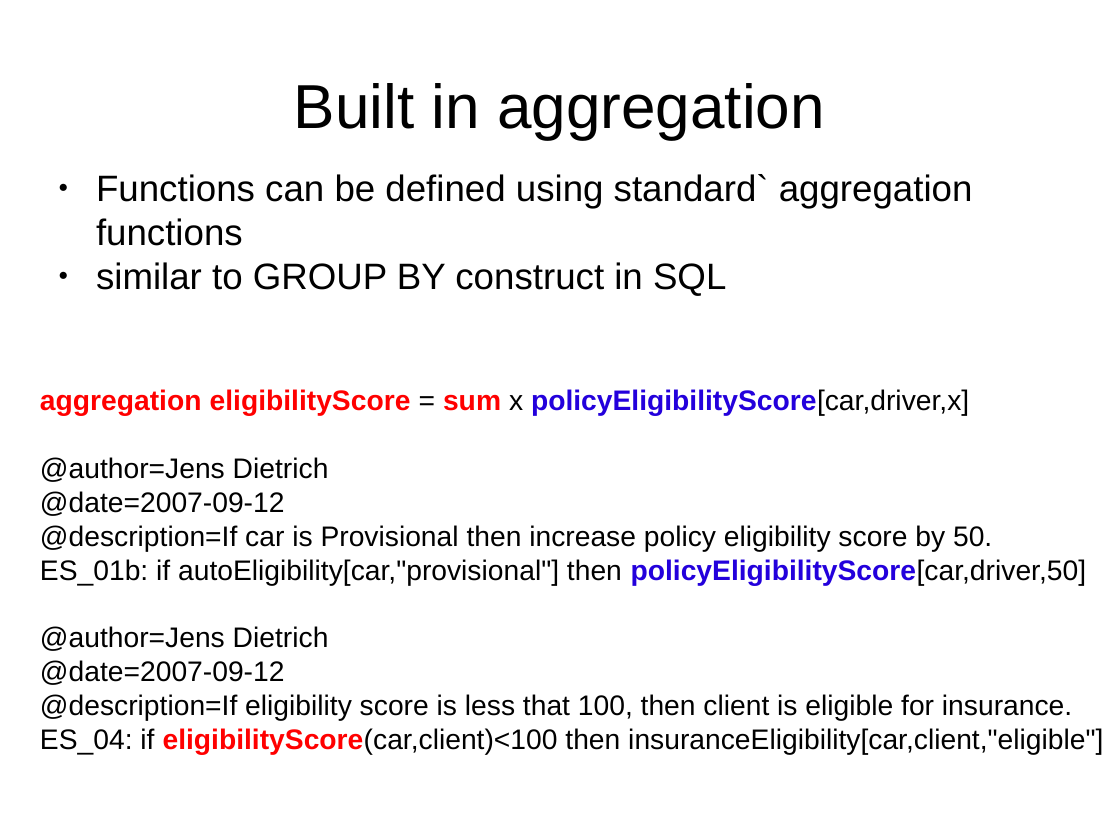
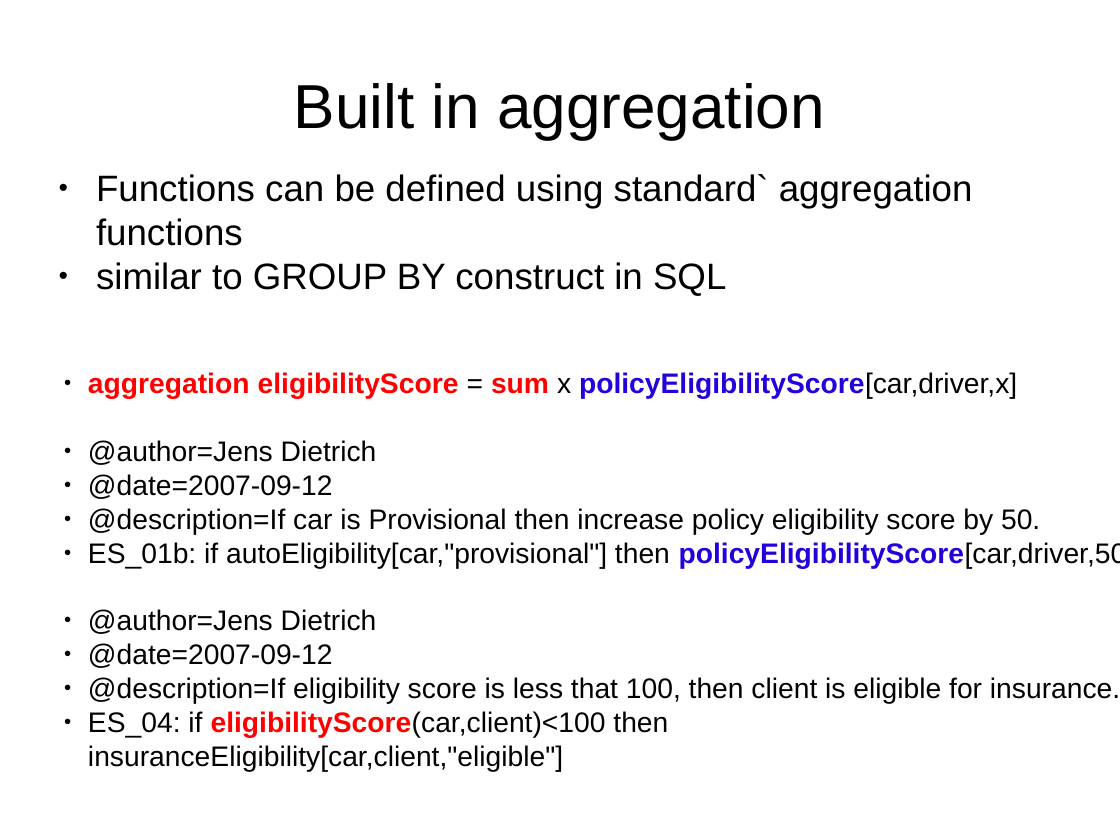
Before and after one commit to Koulio/take, a slide deck: slide 8 of RuleML2007_challenge/presentation/challenge.odp. Drawn at 1120x840 pixels with LibreOffice and Linux fonts; fonts in the diff are those of the drawing. Boxes give left, top, right and bottom in pixels: in the first picture for what was removed or moved away, otherwise in the second. Text is boxed around its words. In the diff, an @@ line names an element or a change of style, - is before the commit and + after.

```diff
--- a/RuleML2007_challenge/presentation/challenge.odp
+++ b/RuleML2007_challenge/presentation/challenge.odp
@@ subtitle "aggregation eligibilityScore = sum x ...": place and size @@
-subtitle "aggregation eligibilityScore = sum x ..." at (40,389,1103,755)
+subtitle "aggregation eligibilityScore = sum x ..." at (88,372,1120,772)
@@ subtitle "aggregation eligibilityScore = sum x ..." at (88,372,1120,772): bullet none to ●; list level 1 to 2 in "aggregation eligibilityScore = sum x ..."; list level 1 to 2 in "@author=Jens Dietrich"; list level 1 to 2 in "@date=2007-09-12"; list level 1 to 2 in "@description=If car is Provisional then ..."; list level 1 to 2 in "ES_01b: if autoEligibility[car,"provisional"] then policyEli ..."; list level 1 to 2 in "@description=If eligibility score is less ..."; list level 1 to 2 in "ES_04: if eligibilityScore(car,client)<100 then insuranceEli ..." @@
```
Also in this commit, not shown: 10 other slides changed, 1 other file.
